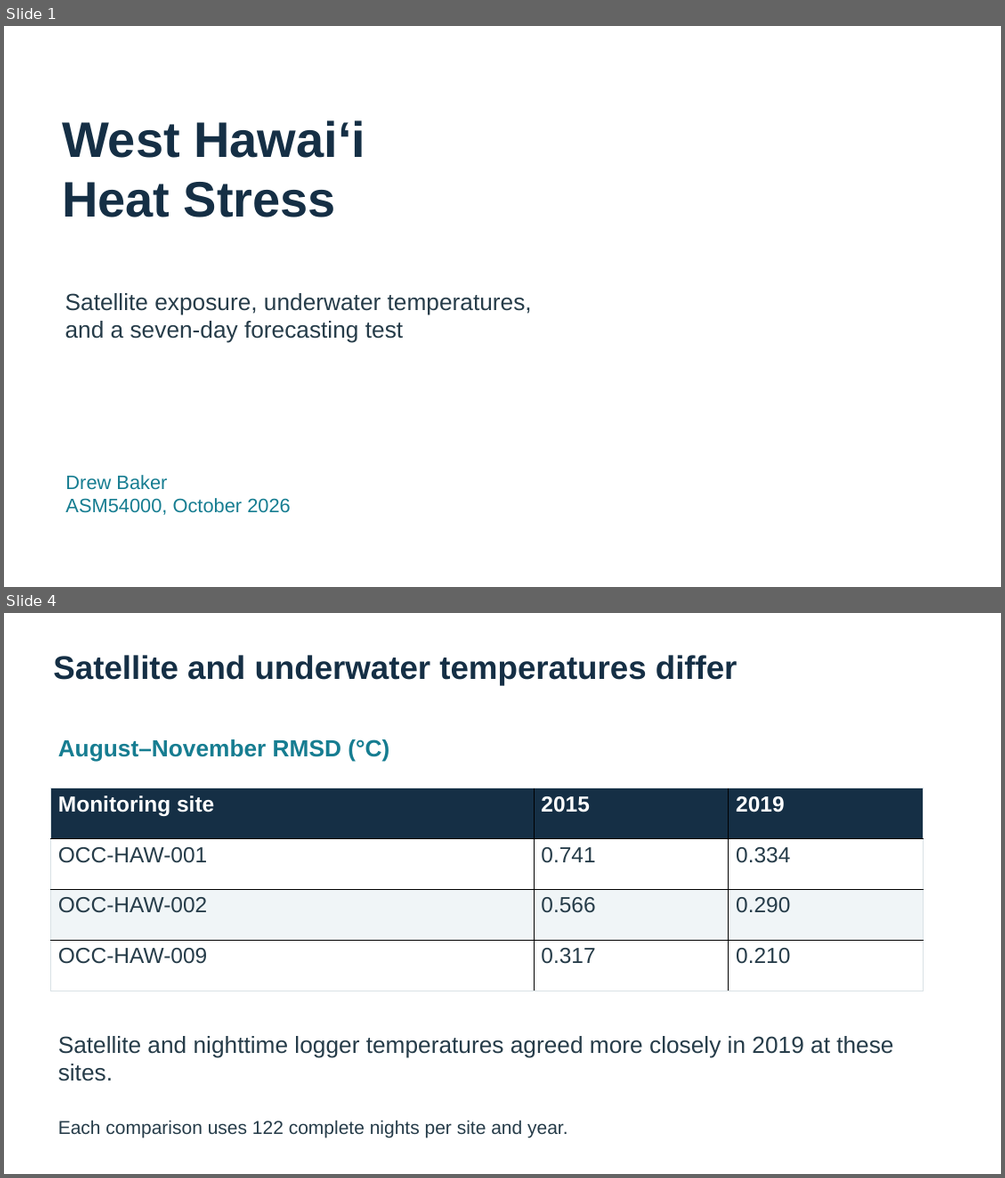
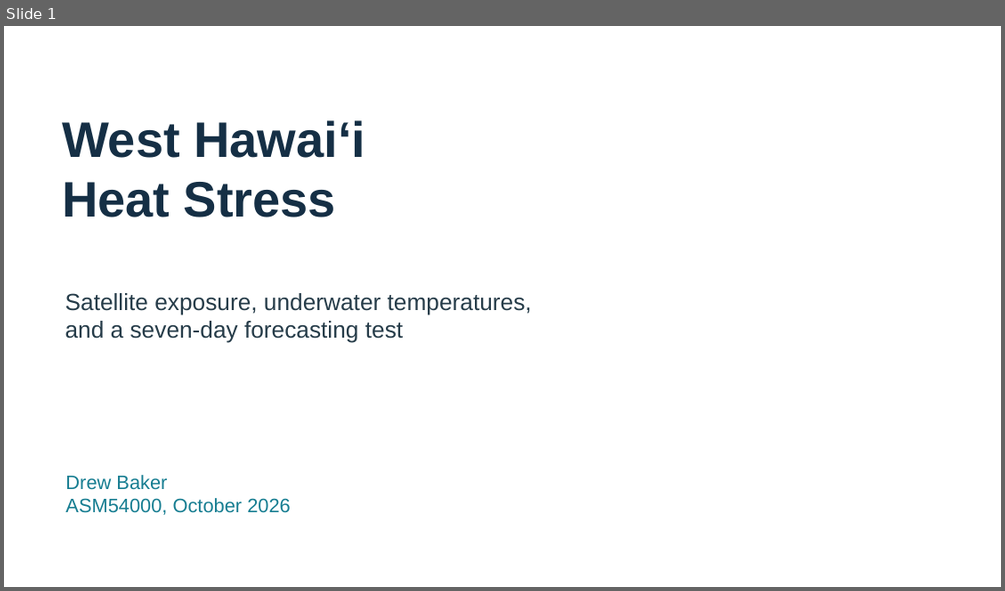
Before and after one commit to drwbkr1/West-Hawaii-Heat-Stress-ASM540, a slide deck: GISProjectDrewBaker/Documentation/GISPresentationDrewBaker.pptx. Shown one above the other, each under a label of ours: slides 1 and 4 before the commit, slide 1 after it; the slides between them are not shown. The pictures are 1005x1178 and 1005x591 pixels, drawn with LibreOffice and Linux fonts; fonts in the diff are those of the drawing. Boxes give left, top, right and bottom in pixels: in the first picture for what was removed or moved away, otherwise in the second. Text is boxed around its words. In the diff, an @@ line names an element or a change of style, - is before the commit and + after.

```diff
--- a/GISProjectDrewBaker/Documentation/GISPresentationDrewBaker.pptx
+++ b/GISProjectDrewBaker/Documentation/GISPresentationDrewBaker.pptx
@@ slide 4 removed at (4, 613, 1001, 1174), background #FFFFFF @@
@@ text removed at (53, 655, 737, 685) @@
-Satellite and underwater temperatures differ
@@ text removed at (58, 739, 389, 762) @@
-August–November RMSD (°C)
@@ table removed at (50, 788, 922, 990), 4 rows, 3 columns @@
-Monitoring site | 2015 | 2019
-OCC-HAW-001 | 0.741 | 0.334
-OCC-HAW-002 | 0.566 | 0.290
-OCC-HAW-009 | 0.317 | 0.210
@@ text removed at (58, 1036, 893, 1081) @@
-Satellite and nighttime logger temperatures agreed more closely in 2019 at these sites.
@@ text removed at (58, 1119, 567, 1137) @@
-Each comparison uses 122 complete nights per site and year.
```
Also in this commit, not shown: 1 slide changed, 4 slides added, 3 other slides removed, 1 other file.
